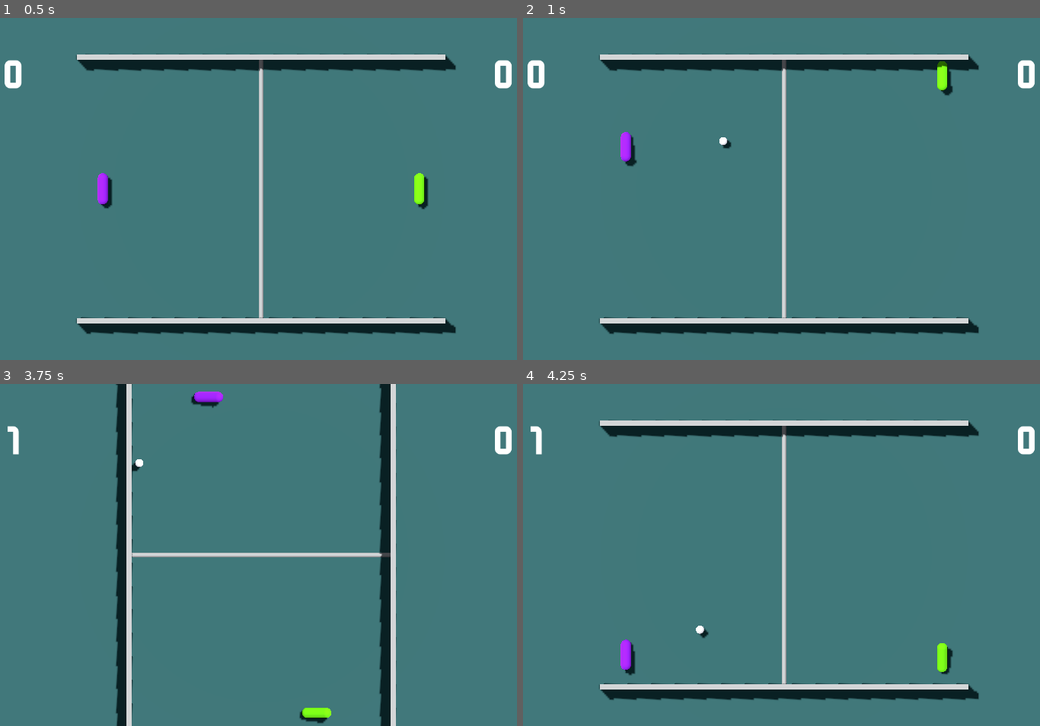
Above: before the commit, frames 1-4 (two rows, left to right).
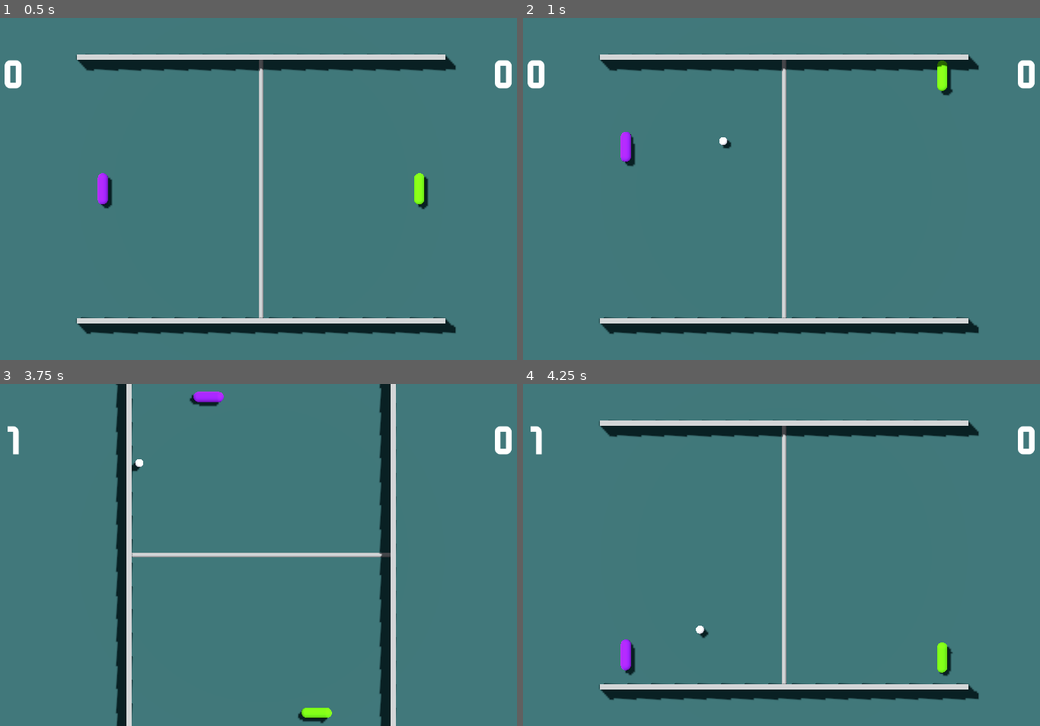
Above: after the commit, the same moments.

Repository: 5tr1k3r/tier_01_pong
Game: Godot game, scene res://game/main.tscn
The game is run twice, just before and just after one commit, with the same random seed, the same clock (stepped at 60 frames per second) and the same inputs.
Inputs:
- Up to frame 1 (0.5 s): no input
- Up to frame 2 (1 s): tap Enter (ui_accept) at 0.5, 0.77 s; hold Up (p1_move_up) from 0.53 s (still down); tap S (p2_move_down) at 0.6 s
- Up to frame 3 (3.75 s): release Up (p1_move_up) at 1.28 s; hold Down (p1_move_down) 1.28-2.03 s; tap W (p2_move_up) at 1.35, 2.85 s; tap Enter (ui_accept) at 1.52, 3.02, 3.5 s; hold Up (p1_move_up) 2.03-3.53 s; tap S (p2_move_down) at 2.1, 3.6 s; hold Down (p1_move_down) from 3.53 s (still down)
- Up to frame 4 (4.25 s): keep holding Down (p1_move_down); tap Enter (ui_accept) at 3.77 s

Frame 1 is identical in both runs. In frame 2, less than 0.1% of the frame differs, in the area x 18-84%, y 12-43%; in frame 3, less than 0.1%; in frame 4, less than 0.1%.

Commit message:
decrease paddle tilt when moving

Diff:
--- a/game/paddle/paddle.tscn
+++ b/game/paddle/paddle.tscn
@@ -41,7 +41,7 @@
 "times": PackedFloat32Array(0),
 "transitions": PackedFloat32Array(1),
 "update": 0,
-"values": [Vector3(-1.13446, 0, 0)]
+"values": [Vector3(-1.25664, 0, 0)]
 }
 
 [sub_resource type="Animation" id="Animation_h5x7g"]
@@ -57,7 +57,7 @@
 "times": PackedFloat32Array(0),
 "transitions": PackedFloat32Array(1),
 "update": 0,
-"values": [Vector3(-2.00713, 0, 0)]
+"values": [Vector3(-1.88496, 0, 0)]
 }
 
 [sub_resource type="AnimationLibrary" id="AnimationLibrary_babdf"]
